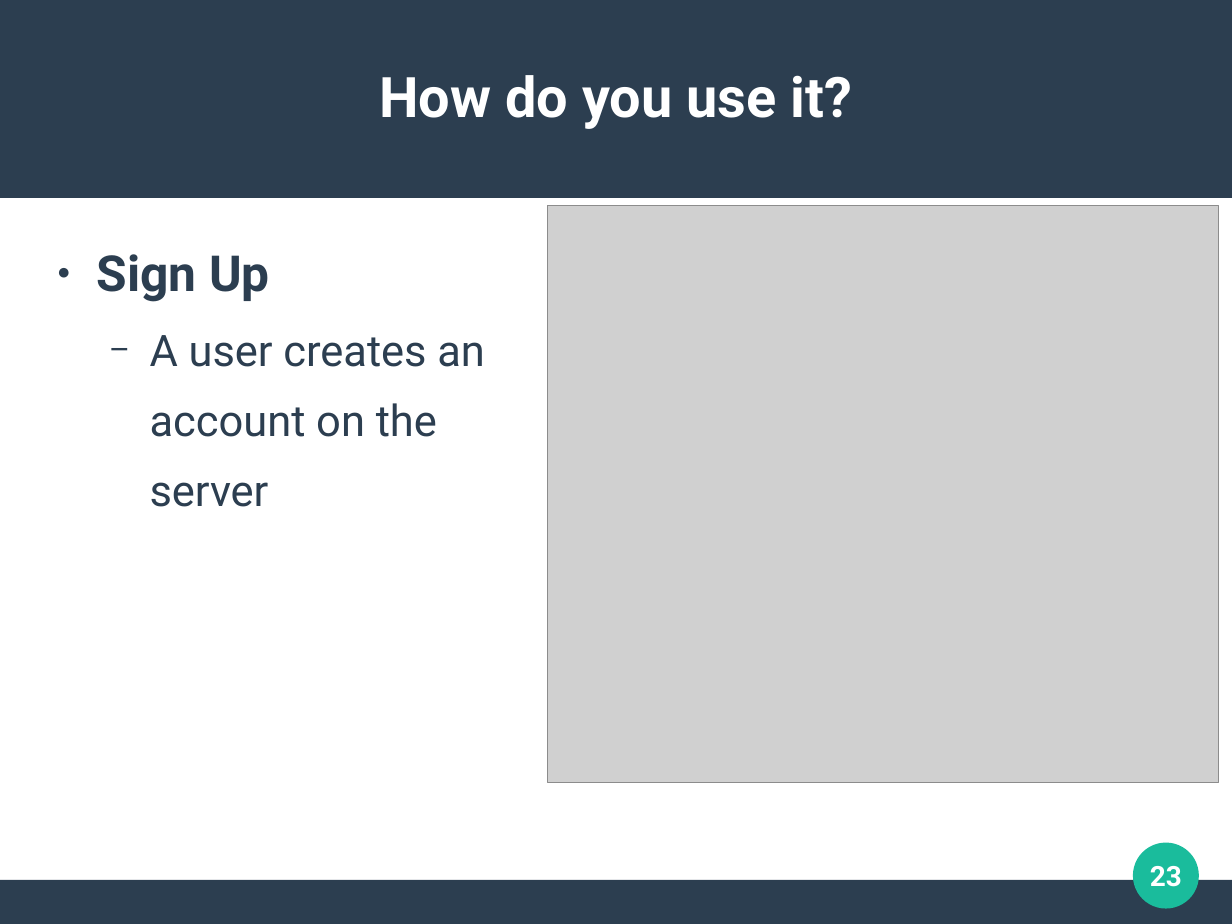
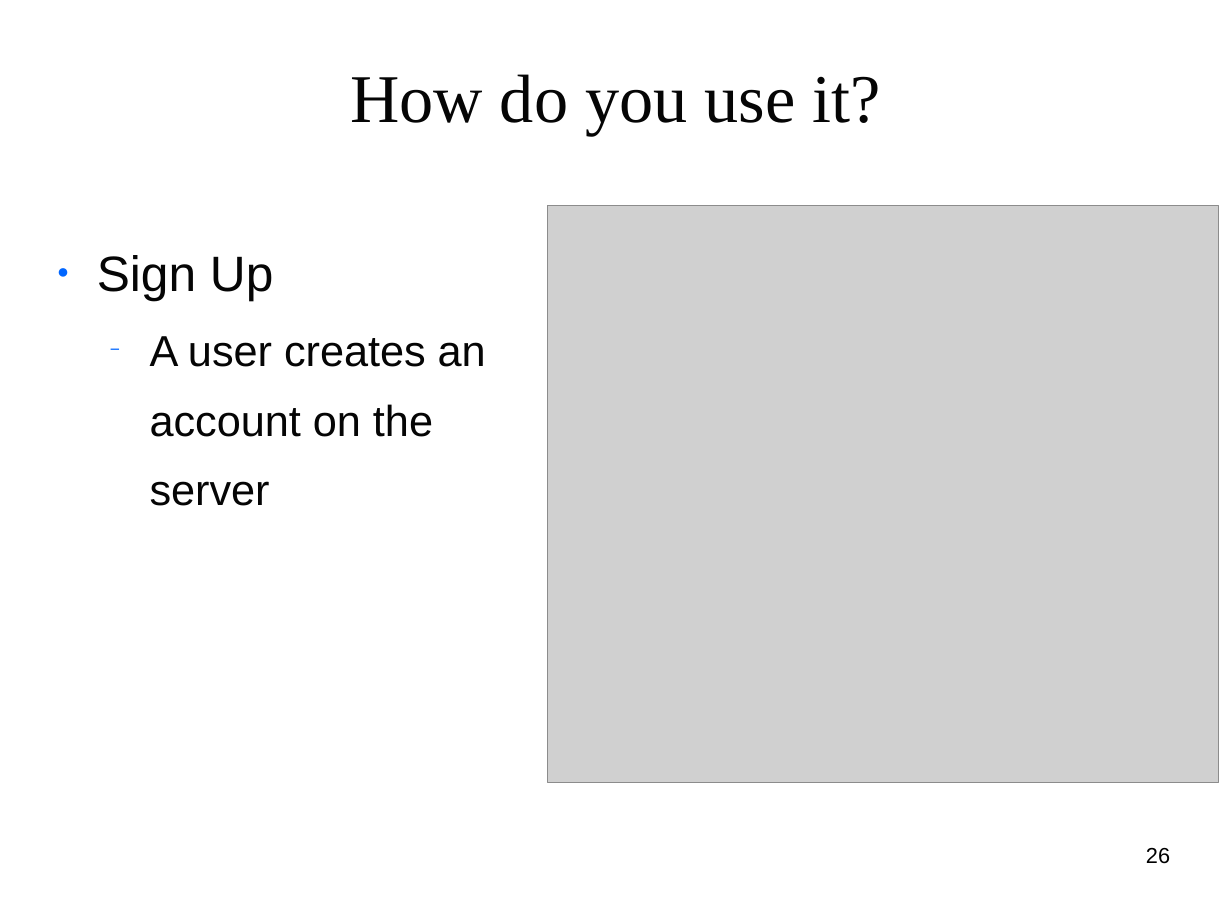
Before and after one commit to clemente-lab/mmeds-meta, a slide deck: slide 26 of sql/mmeds.odp (slide 23 before the commit). Drawn at 1232x924 pixels with LibreOffice and Linux fonts; fonts in the diff are those of the drawing; grey boxes stand for pictures; background and template pictures are left out. Boxes give left, top, right and bottom in pixels: in the first picture for what was removed or moved away, otherwise in the second. Text is boxed around its words. In the diff, an @@ line names an element or a change of style, - is before the commit and + after.

```diff
--- a/sql/mmeds.odp
+++ b/sql/mmeds.odp
@@ rectangle removed at box(0, 0, 1232, 198) @@
@@ title "How do you use it?" at box(350, 74, 881, 136): size 36 to 44 pt, font Roboto to Times New Roman, text colour #FFFFFF to #050505, bold off @@
@@ text "Sign Up" at box(97, 255, 486, 506): font Roboto to Arial, text colour #2C3E50 to #050505; bold off in "Sign Up"; size 28 to 27.9 pt in "A user creates an", "account on the", "server"; bullet colour #2C3E50 to #0066FF @@
@@ ellipse removed at box(1134, 843, 1200, 909) @@
@@ page number added at box(1146, 848, 1170, 864), 14 pt, text #000000 @@
+26
@@ page number removed at box(1150, 866, 1182, 887) @@
-23
@@ rectangle removed at box(0, 880, 1232, 923) @@
```
Also in this commit, not shown: 24 other slides changed, 3 slides added, 4 other files.
